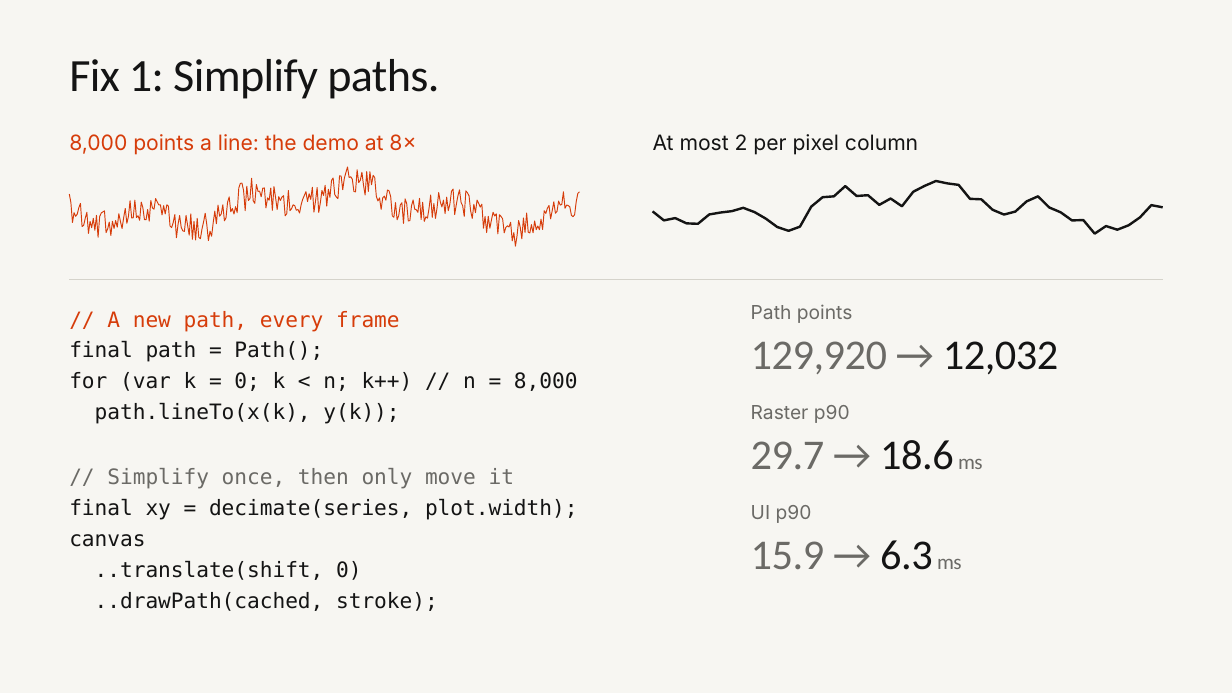
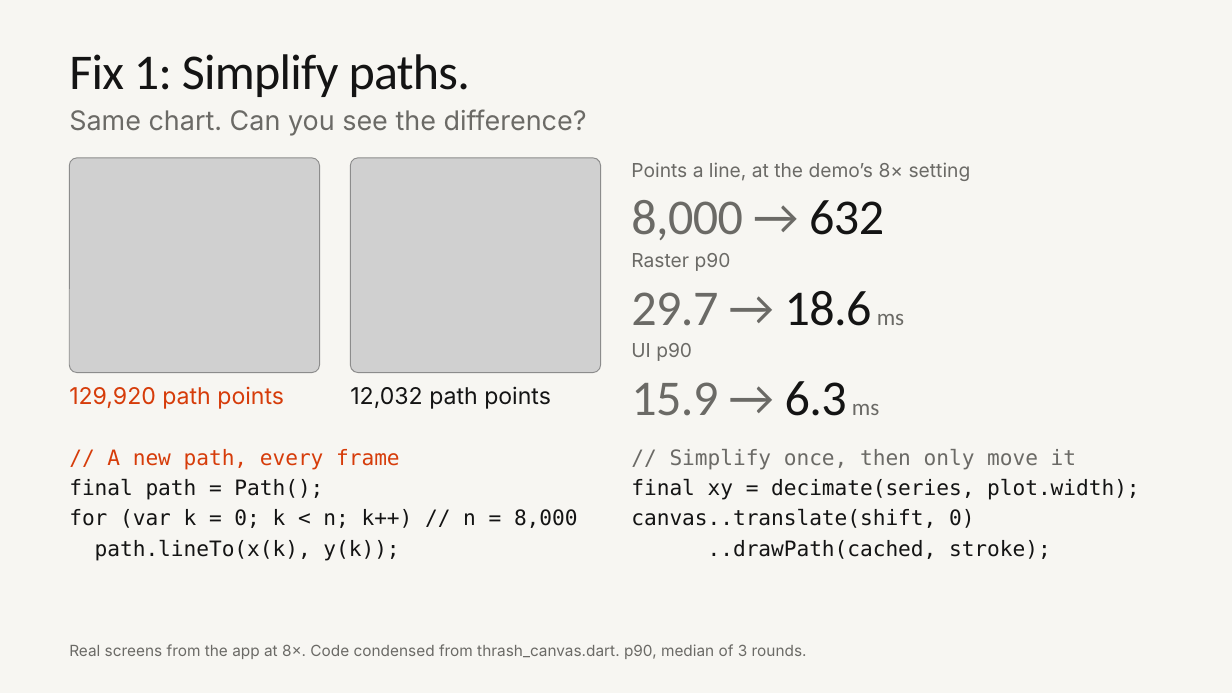
Before and after one commit to cm-collins/fluttercon-demo-app, a slide deck: slide 17 of docs/talk/slides/beyond-skia.pptx (slide 22 before the commit). Drawn at 1232x693 pixels with LibreOffice and Linux fonts; fonts in the diff are those of the drawing; grey boxes stand for pictures; background and template pictures are left out. Boxes give left, top, right and bottom in pixels: in the first picture for what was removed or moved away, otherwise in the second. Text is boxed around its words. In the diff, an @@ line names an element or a change of style, - is before the commit and + after.

```diff
--- a/docs/talk/slides/beyond-skia.pptx
+++ b/docs/talk/slides/beyond-skia.pptx
@@ title "Fix 1: Simplify paths." at (69,54,470,97): size 36 to 39 pt, letter spacing -0.5 to -0.6 pt @@
@@ text added at (69,109,587,136), 21 pt, text #6B6A66 @@
+Same chart. Can you see the difference?
@@ text removed at (653,134,918,155) @@
-At most 2 per pixel column
@@ freeform shape removed at (69,167,579,247) @@
@@ picture added at (69,158,320,372) @@
@@ picture added at (350,158,601,372) @@
@@ text at (631,162,971,181): text changed; size 16.5 to 15 pt; text colour #D63C0A to #6B6A66 @@
-8,000 points a line: the demo at 8×
+Points a line, at the demo’s 8× setting
@@ text added at (631,200,884,240), 39 pt, text #6B6A66 @@
+8,000 → 632
@@ freeform shape removed at (653,181,1163,234) @@
@@ text "Raster p90": place and size @@
-text "Raster p90" at (751,405,850,423)
+text "Raster p90" at (631,253,731,271)
@@ line removed from (69, 279) to (1163, 279) @@
@@ text "29.7 → 18.6 ms": place and size @@
-text "29.7 → 18.6 ms" at (751,440,983,470)
+text "29.7 → 18.6 ms" at (631,291,904,326)
@@ text "29.7 → 18.6 ms" at (631,291,904,326): size 33 to 39 pt, letter spacing -0.4 to -0.5 pt in "29.7 → 18.6"; size 16.5 to 18 pt, letter spacing -0.4 to 0 pt in "ms" @@
@@ text "UI p90": place and size @@
-text "UI p90" at (751,505,812,523)
+text "UI p90" at (631,343,692,361)
@@ text removed at (751,341,1058,374) @@
-129,920 → 12,032
@@ text at (69,386,284,409): text changed; size 15 to 18 pt; text colour #6B6A66 to #D63C0A @@
-Path points
+129,920 path points
@@ text added at (350,386,551,409), 18 pt, text #141414 @@
+12,032 path points
@@ text "15.9 → 6.3 ms": place and size @@
-text "15.9 → 6.3 ms" at (751,540,962,570)
+text "15.9 → 6.3 ms" at (631,381,879,416)
@@ text "15.9 → 6.3 ms" at (631,381,879,416): size 33 to 39 pt, letter spacing -0.4 to -0.5 pt in "15.9 → 6.3"; size 16.5 to 18 pt, letter spacing -0.4 to 0 pt in "ms" @@
@@ text "// A new path, every ...": place and size @@
-text "// A new path, every ..." at (69,311,578,611)
+text "// A new path, every ..." at (69,449,578,561)
@@ text "// A new path, every ..." at (69,449,578,561): line spacing 1.22 to 1.2 @@
@@ text added at (631,449,1140,559), 16.5 pt, text #141414 @@
+// Simplify once, then only move it
+final xy = decimate(series, plot.width);
+canvas..translate(shift, 0)
+..drawPath(cached, stroke);
@@ text at (69,468,578,611): paragraphs removed @@
-// Simplify once, then only move it
-final xy = decimate(series, plot.width);
-canvas
-..translate(shift, 0)
-..drawPath(cached, stroke);
@@ text added at (69,644,807,659), 12 pt, text #6B6A66 @@
+Real screens from the app at 8×. Code condensed from thrash_canvas.dart. p90, median of 3 rounds.
```
Also in this commit, not shown: 23 other slides changed, 4 slides added, 10 slides removed, 11 other files.
